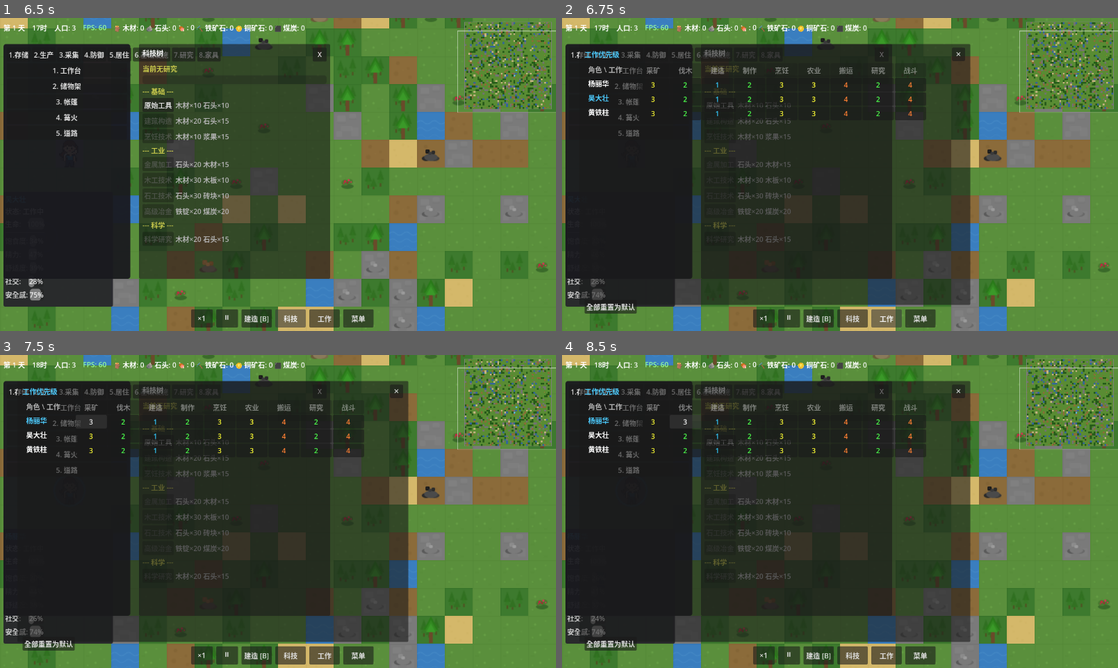
Above: before the commit, frames 1-4 (two rows, left to right).
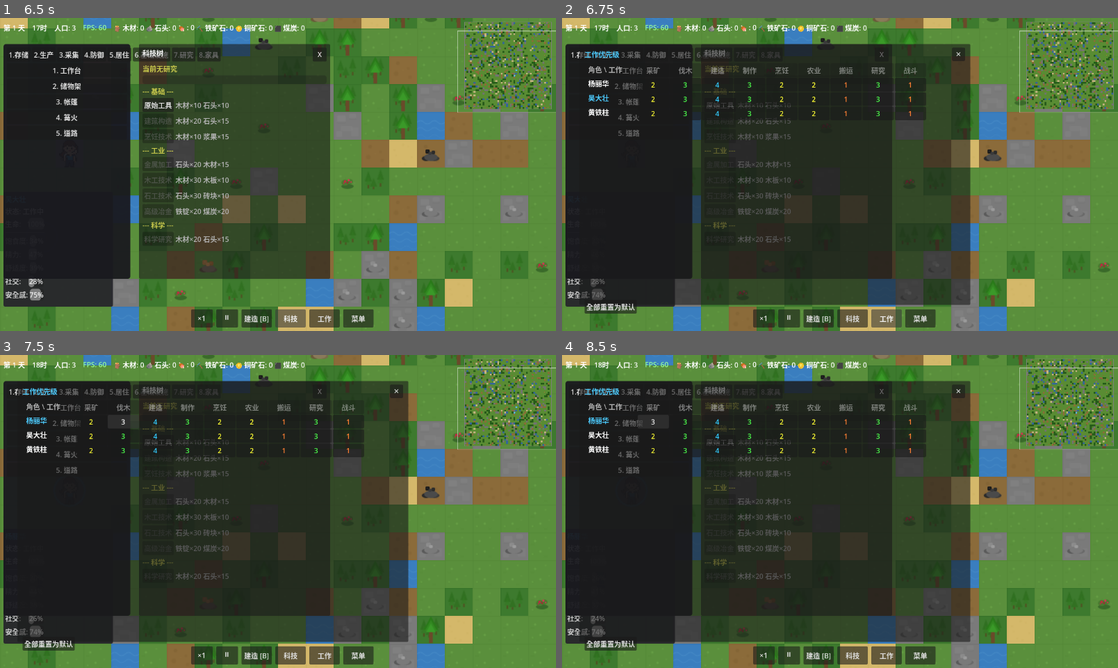
Above: after the commit, the same moments.

Repository: ZhanXuzhao/the-path-of-humanity
Game: Godot game, scene res://scenes/game.tscn
Two runs of this game, one before a commit and one after it. Both use one fixed random seed, a clock stepped at 60 frames per second and the inputs below.
Inputs:
- Up to frame 1 (6.5 s): click "×1" at 0.5 s; click "×2" at 1.25 s; click "×3" at 2 s; click "×5" at 2.75 s; click "⏸" at 3.5 s; click "▶" at 4.25 s; click "建造 [B]" at 5 s; click "科技" at 5.75 s
- Up to frame 2 (6.75 s): click "工作" at 6.5 s
- Up to frame 3 (7.5 s): click "3" at 7.25 s
- Up to frame 4 (8.5 s): click "2" at 8 s

Frame 1 is identical in both runs. In frame 2, 0.2% of the frame differs, in the area x 16-63%, y 20-32%; in frame 3, 0.2%; in frame 4, 0.2%.

Commit message:
工作优先级可配置 + 修复 inventory 信号错误
- game_settings.cfg 新增 [work] 配置段，支持自定义默认工作优先级
- GameManager 加载工作优先级配置到 settings 字典
- WorkManager 从配置读取默认值，无配置时使用代码兜底
- 修复 inventory.gd 缺少 items_changed 信号声明导致的崩溃

Diff:
--- a/resources/game_settings.cfg
+++ b/resources/game_settings.cfg
@@ -52,3 +52,16 @@
 
 ; 搜索附近食物的最大距离
 food_search_radius=400.0
+
+[work]
+
+; 默认工作优先级（1=最低, 2=低, 3=中, 4=最高, 0=不做）
+mining_priority=2
+woodcutting_priority=3
+construction_priority=4
+crafting_priority=3
+cooking_priority=2
+farming_priority=2
+hauling_priority=1
+research_priority=3
+combat_priority=1
--- a/scripts/autoload/game_manager.gd
+++ b/scripts/autoload/game_manager.gd
@@ -99,6 +99,17 @@
 	settings["storage_search_radius"] = cfg.get_value("settler", "storage_search_radius", 300.0)
 	settings["food_search_radius"] = cfg.get_value("settler", "food_search_radius", 400.0)
 
+	# 工作优先级设置
+	settings["mining_priority"] = cfg.get_value("work", "mining_priority", 2)
+	settings["woodcutting_priority"] = cfg.get_value("work", "woodcutting_priority", 3)
+	settings["construction_priority"] = cfg.get_value("work", "construction_priority", 4)
+	settings["crafting_priority"] = cfg.get_value("work", "crafting_priority", 3)
+	settings["cooking_priority"] = cfg.get_value("work", "cooking_priority", 2)
+	settings["farming_priority"] = cfg.get_value("work", "farming_priority", 2)
+	settings["hauling_priority"] = cfg.get_value("work", "hauling_priority", 1)
+	settings["research_priority"] = cfg.get_value("work", "research_priority", 3)
+	settings["combat_priority"] = cfg.get_value("work", "combat_priority", 1)
+
 	print("游戏设置已加载")
 
 func _on_close_requested():
--- a/scripts/autoload/work_manager.gd
+++ b/scripts/autoload/work_manager.gd
@@ -79,7 +79,7 @@
 	WorkType.COMBAT,
 ]
 
-# 优先级：0=不做, 1=最高, 2=高, 3=中, 4=低
+# 优先级：0=不做, 1=最低, 2=低, 3=中, 4=最高
 # 每个定居者的工作优先级: settler_id -> { WorkType: priority }
 var _priorities: Dictionary = {}
 
@@ -90,17 +90,42 @@
 	_init_default_priorities()
 
 func _init_default_priorities():
-	default_priorities = {
-		WorkType.MINING: 3,
-		WorkType.WOODCUTTING: 2,
-		WorkType.CONSTRUCTION: 1,
-		WorkType.CRAFTING: 2,
-		WorkType.COOKING: 3,
-		WorkType.FARMING: 3,
-		WorkType.HAULING: 4,
-		WorkType.RESEARCH: 2,
-		WorkType.COMBAT: 4,
+	default_priorities = _load_defaults_from_config()
+
+# 配置文件键名到工作类型的映射
+const CONFIG_KEY_MAP = {
+	"mining_priority": WorkType.MINING,
+	"woodcutting_priority": WorkType.WOODCUTTING,
+	"construction_priority": WorkType.CONSTRUCTION,
+	"crafting_priority": WorkType.CRAFTING,
+	"cooking_priority": WorkType.COOKING,
+	"farming_priority": WorkType.FARMING,
+	"hauling_priority": WorkType.HAULING,
+	"research_priority": WorkType.RESEARCH,
+	"combat_priority": WorkType.COMBAT,
+}
+
+static func _load_defaults_from_config() -> Dictionary:
+	"""从 GameManager.settings 读取默认工作优先级"""
+	var result = {
+		WorkType.MINING: 2,
+		WorkType.WOODCUTTING: 3,
+		WorkType.CONSTRUCTION: 4,
+		WorkType.CRAFTING: 3,
+		WorkType.COOKING: 2,
+		WorkType.FARMING: 2,
+		WorkType.HAULING: 1,
+		WorkType.RESEARCH: 3,
+		WorkType.COMBAT: 1,
 	}
+
+	var gm = Engine.get_main_loop().root.get_node_or_null("/root/GameManager")
+	if gm and gm.settings.size() > 0:
+		for key in CONFIG_KEY_MAP:
+			if gm.settings.has(key):
+				result[CONFIG_KEY_MAP[key]] = clampi(gm.settings[key], 0, 4)
+
+	return result
 
 # -------- 优先级管理 --------
 
@@ -161,7 +186,7 @@
 		if pri > 0:
 			sorted.append({"work_type": wt, "priority": pri})
 
-	sorted.sort_custom(func(a, b): return a.priority < b.priority)
+	sorted.sort_custom(func(a, b): return a.priority > b.priority)
 	return sorted
 
 func get_priority_for_task(settler_id: String, task_type: String, resource_type: String = "") -> int:
--- a/scripts/core/game.gd
+++ b/scripts/core/game.gd
@@ -506,15 +506,15 @@
 			var task_pos = t.get("target_world_pos", Vector2.ZERO)
 			var dist = settler.position.distance_squared_to(task_pos) if task_pos != Vector2.ZERO else 0
 
-			# 使用定居者的个人工作优先级计算评分
+			# 使用定居者的个人工作优先级计算评分（数字越大优先级越高）
 			var pri = 1  # 默认最低优先级
 			if work_manager:
 				var wt = t.get("work_type", -1)
 				if wt >= 0:
 					pri = work_manager.get_priority(sid, wt)
 
-			# 评分 = 距离 / 优先级权重 (优先级1权重最高)
-			var weighted_dist = dist / max(0.5, float(5 - pri))
+			# 评分 = 距离 / 优先级权重 (优先级4权重最高)
+			var weighted_dist = dist / max(0.5, float(pri))
 			if weighted_dist < best_score:
 				best_score = weighted_dist
 				best_task = t
--- a/scripts/core/inventory.gd
+++ b/scripts/core/inventory.gd
@@ -4,6 +4,8 @@
 extends RefCounted
 
 const ItemDefinitions = preload("res://resources/item_definitions.gd")
+
+signal items_changed
 
 var items: Array[ItemStack] = []  # 库存中的物品堆
 var max_slots: int = 30           # 最大格子数
--- a/scripts/ui/work_panel.gd
+++ b/scripts/ui/work_panel.gd
@@ -13,13 +13,13 @@
 var _settler_priority_btns: Dictionary = {}  # settler_id -> { work_type -> Button }
 var _header_labels: Array = []
 
-# 优先级颜色
+# 优先级颜色（数字越大优先级越高）
 const PRIORITY_COLORS = {
 	0: Color(0.35, 0.35, 0.35),  # 禁用 - 灰色
-	1: Color(0.2, 0.8, 1.0),     # 最高 - 青色
-	2: Color(0.3, 1.0, 0.3),     # 高 - 绿色
-	3: Color(1.0, 1.0, 0.2),     # 中 - 黄色
-	4: Color(1.0, 0.5, 0.2),     # 低 - 橙色
+	1: Color(1.0, 0.5, 0.2),     # 最低 - 橙色
+	2: Color(1.0, 1.0, 0.2),     # 低 - 黄色
+	3: Color(0.3, 1.0, 0.3),     # 中 - 绿色
+	4: Color(0.2, 0.8, 1.0),     # 最高 - 青色
 }
 
 const PRIORITY_LABELS = {
@@ -122,20 +122,30 @@
 			btn.add_theme_constant_override("minimum_font_size", 13)
 			btn.tooltip_text = WorkManager.WORK_TYPE_NAMES.get(wt, "?")
 
-			# 点击循环切换优先级 0->1->2->3->4->0
-			var settler_ref = s
+			# 左键增加优先级，右键减少优先级
 			var work_type = wt
-			btn.pressed.connect(_on_priority_btn_pressed.bind(sid, work_type, btn))
+			var settler_id = sid
+			btn.pressed.connect(_on_left_click.bind(sid, work_type, btn))
+			btn.gui_input.connect(_on_priority_btn_gui_input.bind(sid, work_type, btn))
 
 			work_grid.add_child(btn)
 			_settler_priority_btns[sid][wt] = btn
 
-func _on_priority_btn_pressed(settler_id: String, work_type: int, btn: Button):
-	"""点击优先级按钮：循环切换 0->1->2->3->4->0"""
+func _on_left_click(settler_id: String, work_type: int, btn: Button):
+	"""左键增加优先级 (0->1->2->3->4->4)"""
 	var current = _work_manager.get_priority(settler_id, work_type)
-	var next_pri = (current + 1) % 5  # 0->1->2->3->4->0
+	var next_pri = mini(current + 1, 4)
 	_work_manager.set_priority(settler_id, work_type, next_pri)
 	_update_btn_visual(btn, next_pri)
+
+func _on_priority_btn_gui_input(event: InputEvent, settler_id: String, work_type: int, btn: Button):
+	"""右键减少优先级 (4->3->2->1->0->0)"""
+	if event is InputEventMouseButton and event.button_index == MOUSE_BUTTON_RIGHT and event.pressed:
+		var current = _work_manager.get_priority(settler_id, work_type)
+		var next_pri = maxi(current - 1, 0)
+		_work_manager.set_priority(settler_id, work_type, next_pri)
+		_update_btn_visual(btn, next_pri)
+		get_viewport().set_input_as_handled()
 
 func _update_btn_visual(btn: Button, priority: int):
 	"""更新按钮的显示和颜色"""
